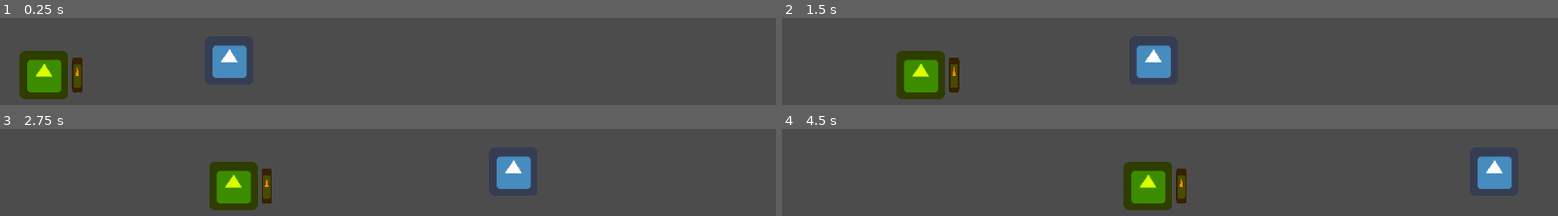
Above: before the commit, frames 1-4 (two rows, left to right).
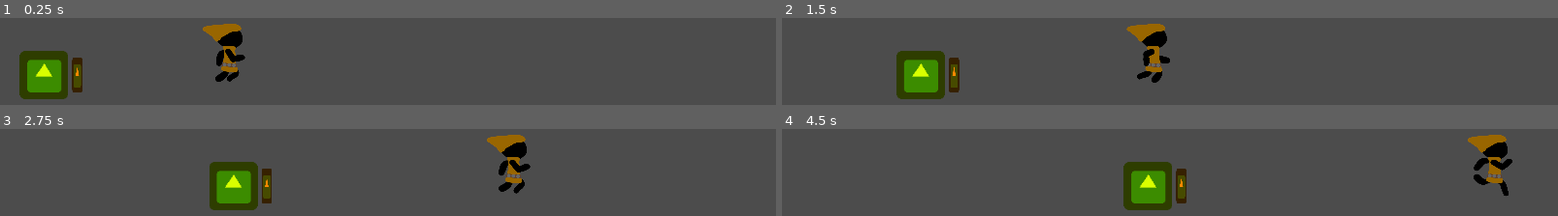
Above: after the commit, the same moments.

Repository: Blackout4344/Castle-Defense
Game: Godot game, scene res://Scenes/Main.tscn
The game is run twice, just before and just after one commit, with the same random seed, the same clock (stepped at 60 frames per second) and the same inputs. The engine's default icon, where the game draws it, is replaced by a stand-in: a white triangle on a blue panel in a dark square.
Inputs:
- Up to frame 1 (0.25 s): no input
- Up to frame 2 (1.5 s): no input
- Up to frame 3 (2.75 s): no input
- Up to frame 4 (4.5 s): no input

The runs differ from the first frame. In frame 1, 2.7% of the frame differs, in the area x 26-32%, y 6-74%; in frame 2, 2.7%; in frame 3, 2.7%; in frame 4, 2.8%, in the area x 88-95%, y 6-77%.

Commit message:
Footman Animation

Diff:
--- a/CastleDefense/Scenes/Footman.tscn
+++ b/CastleDefense/Scenes/Footman.tscn
@@ -1,10 +1,50 @@
-[gd_scene load_steps=4 format=2]
+[gd_scene load_steps=37 format=2]
 
-[ext_resource path="res://icon.png" type="Texture" id=1]
+[ext_resource path="res://Sprites/RunningFootman/RECOVER_Untitled-1_20221114239360001.png" type="Texture" id=1]
 [ext_resource path="res://Scripts/Footman.gd" type="Script" id=2]
+[ext_resource path="res://Sprites/RunningFootman/RECOVER_Untitled-1_20221114239360005.png" type="Texture" id=3]
+[ext_resource path="res://Sprites/RunningFootman/RECOVER_Untitled-1_20221114239360015.png" type="Texture" id=4]
+[ext_resource path="res://Sprites/RunningFootman/RECOVER_Untitled-1_20221114239360008.png" type="Texture" id=5]
+[ext_resource path="res://Sprites/RunningFootman/RECOVER_Untitled-1_20221114239360028.png" type="Texture" id=6]
+[ext_resource path="res://Sprites/RunningFootman/RECOVER_Untitled-1_20221114239360023.png" type="Texture" id=7]
+[ext_resource path="res://Sprites/RunningFootman/RECOVER_Untitled-1_20221114239360024.png" type="Texture" id=8]
+[ext_resource path="res://Sprites/RunningFootman/RECOVER_Untitled-1_20221114239360032.png" type="Texture" id=9]
+[ext_resource path="res://Sprites/RunningFootman/RECOVER_Untitled-1_20221114239360033.png" type="Texture" id=10]
+[ext_resource path="res://Sprites/RunningFootman/RECOVER_Untitled-1_20221114239360027.png" type="Texture" id=11]
+[ext_resource path="res://Sprites/RunningFootman/RECOVER_Untitled-1_20221114239360021.png" type="Texture" id=12]
+[ext_resource path="res://Sprites/RunningFootman/RECOVER_Untitled-1_20221114239360019.png" type="Texture" id=13]
+[ext_resource path="res://Sprites/RunningFootman/RECOVER_Untitled-1_20221114239360020.png" type="Texture" id=14]
+[ext_resource path="res://Sprites/RunningFootman/RECOVER_Untitled-1_20221114239360011.png" type="Texture" id=15]
+[ext_resource path="res://Sprites/RunningFootman/RECOVER_Untitled-1_20221114239360003.png" type="Texture" id=16]
+[ext_resource path="res://Sprites/RunningFootman/RECOVER_Untitled-1_20221114239360004.png" type="Texture" id=17]
+[ext_resource path="res://Sprites/RunningFootman/RECOVER_Untitled-1_20221114239360006.png" type="Texture" id=18]
+[ext_resource path="res://Sprites/RunningFootman/RECOVER_Untitled-1_20221114239360007.png" type="Texture" id=19]
+[ext_resource path="res://Sprites/RunningFootman/RECOVER_Untitled-1_20221114239360010.png" type="Texture" id=20]
+[ext_resource path="res://Sprites/RunningFootman/RECOVER_Untitled-1_20221114239360012.png" type="Texture" id=21]
+[ext_resource path="res://Sprites/RunningFootman/RECOVER_Untitled-1_20221114239360013.png" type="Texture" id=22]
+[ext_resource path="res://Sprites/RunningFootman/RECOVER_Untitled-1_20221114239360014.png" type="Texture" id=23]
+[ext_resource path="res://Sprites/RunningFootman/RECOVER_Untitled-1_20221114239360018.png" type="Texture" id=24]
+[ext_resource path="res://Sprites/RunningFootman/RECOVER_Untitled-1_20221114239360009.png" type="Texture" id=25]
+[ext_resource path="res://Sprites/RunningFootman/RECOVER_Untitled-1_20221114239360031.png" type="Texture" id=26]
+[ext_resource path="res://Sprites/RunningFootman/RECOVER_Untitled-1_20221114239360002.png" type="Texture" id=27]
+[ext_resource path="res://Sprites/RunningFootman/RECOVER_Untitled-1_20221114239360016.png" type="Texture" id=28]
+[ext_resource path="res://Sprites/RunningFootman/RECOVER_Untitled-1_20221114239360017.png" type="Texture" id=29]
+[ext_resource path="res://Sprites/RunningFootman/RECOVER_Untitled-1_20221114239360022.png" type="Texture" id=30]
+[ext_resource path="res://Sprites/RunningFootman/RECOVER_Untitled-1_20221114239360025.png" type="Texture" id=31]
+[ext_resource path="res://Sprites/RunningFootman/RECOVER_Untitled-1_20221114239360026.png" type="Texture" id=32]
+[ext_resource path="res://Sprites/RunningFootman/RECOVER_Untitled-1_20221114239360029.png" type="Texture" id=33]
+[ext_resource path="res://Sprites/RunningFootman/RECOVER_Untitled-1_20221114239360030.png" type="Texture" id=34]
+
+[sub_resource type="SpriteFrames" id=2]
+animations = [ {
+"frames": [ ExtResource( 1 ), ExtResource( 27 ), ExtResource( 16 ), ExtResource( 17 ), ExtResource( 3 ), ExtResource( 18 ), ExtResource( 19 ), ExtResource( 5 ), ExtResource( 25 ), ExtResource( 20 ), ExtResource( 15 ), ExtResource( 21 ), ExtResource( 22 ), ExtResource( 23 ), ExtResource( 4 ), ExtResource( 28 ), ExtResource( 29 ), ExtResource( 24 ), ExtResource( 13 ), ExtResource( 14 ), ExtResource( 12 ), ExtResource( 30 ), ExtResource( 7 ), ExtResource( 8 ), ExtResource( 31 ), ExtResource( 32 ), ExtResource( 11 ), ExtResource( 6 ), ExtResource( 33 ), ExtResource( 34 ), ExtResource( 26 ), ExtResource( 9 ), ExtResource( 10 ) ],
+"loop": true,
+"name": "default",
+"speed": 40.0
+} ]
 
 [sub_resource type="RectangleShape2D" id=1]
-extents = Vector2( 32, 32 )
+extents = Vector2( 30, 40.5 )
 
 [node name="Footman" type="KinematicBody2D"]
 script = ExtResource( 2 )
@@ -12,8 +52,13 @@
 damage = 1.0
 speed = 150.0
 
-[node name="Sprite" type="Sprite" parent="."]
-texture = ExtResource( 1 )
+[node name="AnimatedSprite" type="AnimatedSprite" parent="."]
+position = Vector2( -3.8147e-06, 6 )
+scale = Vector2( 0.222917, 0.222917 )
+frames = SubResource( 2 )
+frame = 1
+playing = true
 
 [node name="Collision" type="CollisionShape2D" parent="."]
+position = Vector2( -2, -8.5 )
 shape = SubResource( 1 )
Binary file added: CastleDefense/Sprites/RunningFootman/RECOVER_Untitled-1_20221114239360001.png
Not shown, added: CastleDefense/Sprites/RunningFootman/RECOVER_Untitled-1_20221114239360001.png.import
Binary file added: CastleDefense/Sprites/RunningFootman/RECOVER_Untitled-1_20221114239360002.png
Not shown, added: CastleDefense/Sprites/RunningFootman/RECOVER_Untitled-1_20221114239360002.png.import
Binary file added: CastleDefense/Sprites/RunningFootman/RECOVER_Untitled-1_20221114239360003.png
Not shown, added: CastleDefense/Sprites/RunningFootman/RECOVER_Untitled-1_20221114239360003.png.import
Binary file added: CastleDefense/Sprites/RunningFootman/RECOVER_Untitled-1_20221114239360004.png
Not shown, added: CastleDefense/Sprites/RunningFootman/RECOVER_Untitled-1_20221114239360004.png.import
Binary file added: CastleDefense/Sprites/RunningFootman/RECOVER_Untitled-1_20221114239360005.png
Not shown, added: CastleDefense/Sprites/RunningFootman/RECOVER_Untitled-1_20221114239360005.png.import
Binary file added: CastleDefense/Sprites/RunningFootman/RECOVER_Untitled-1_20221114239360006.png
Not shown, added: CastleDefense/Sprites/RunningFootman/RECOVER_Untitled-1_20221114239360006.png.import
(and 54 more such lines)
